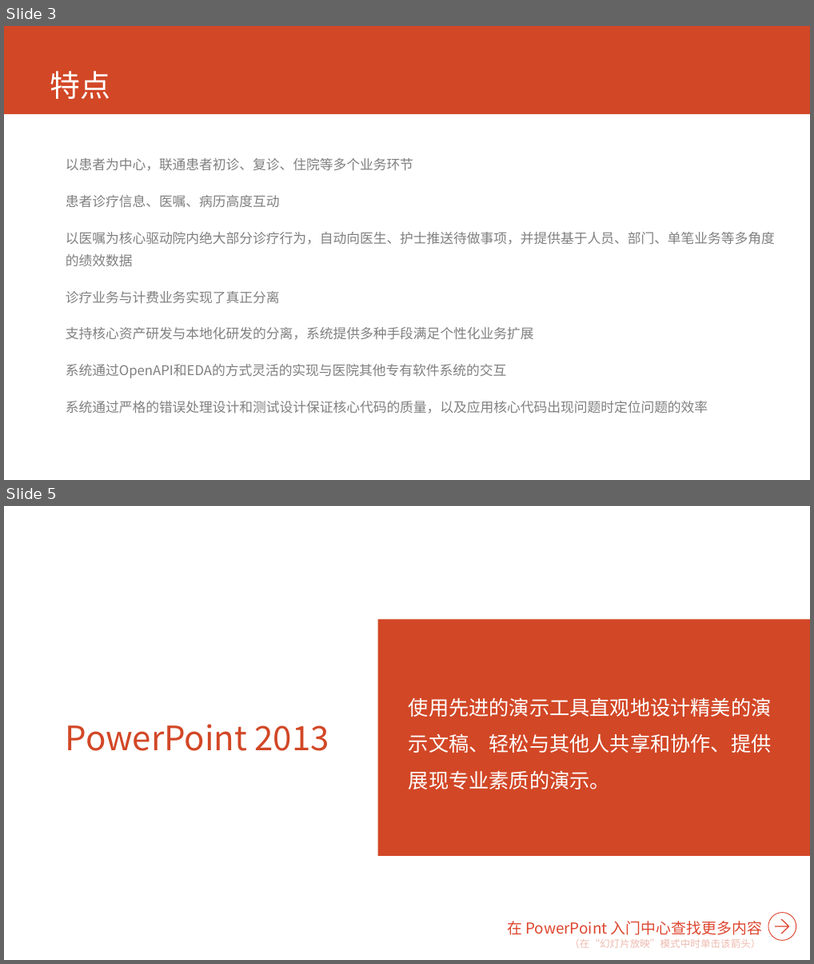
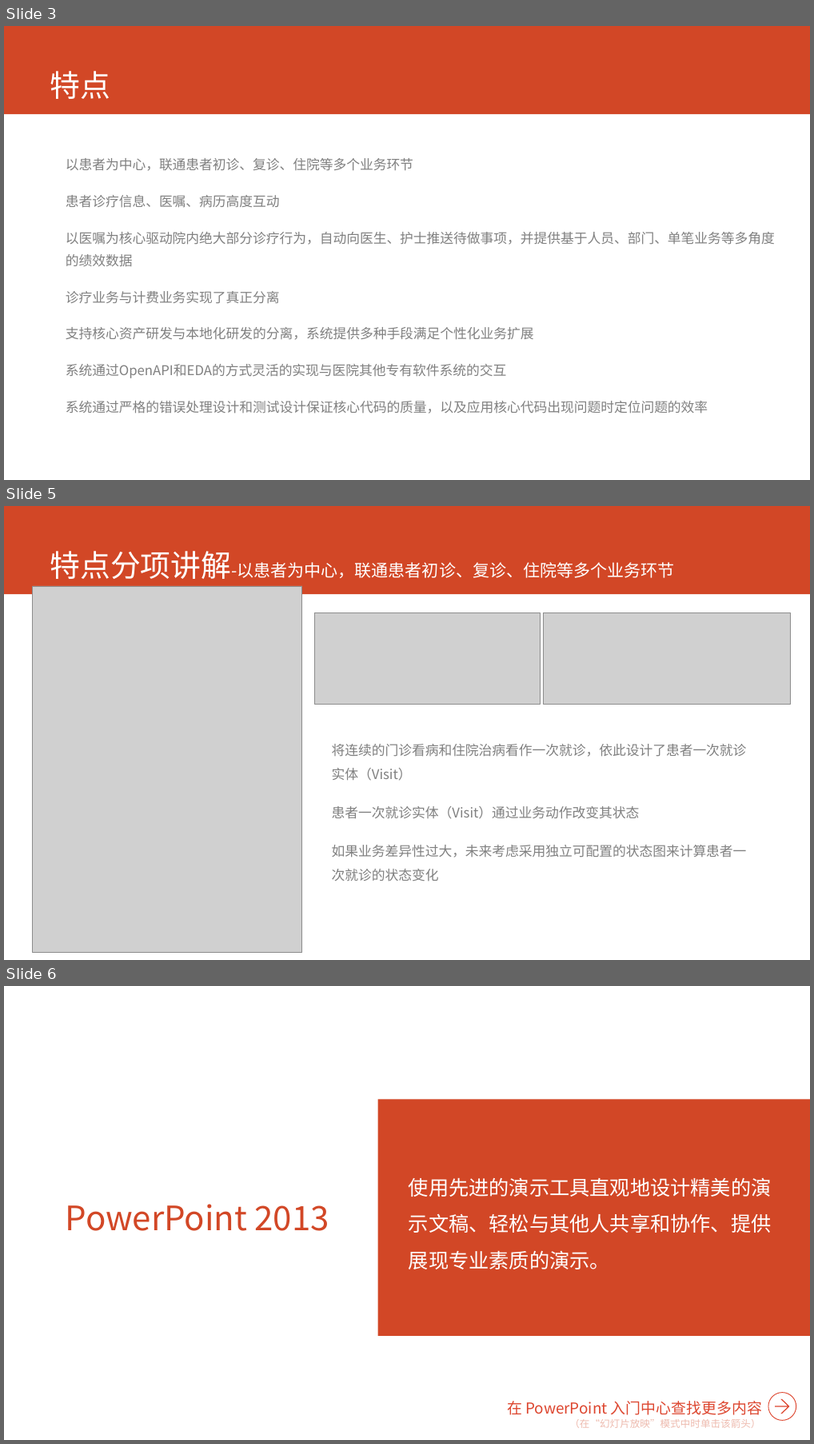
Before and after one commit to AppSecAI-TEST/hospital, a slide deck: doc/EVE新一代HIS核心系统.pptx. Shown one above the other, each under a label of ours: slides 3 and 5 before the commit, slides 3, 5 and 6 after it; the slides between them are not shown. The pictures are 814x964 and 814x1444 pixels, drawn with LibreOffice and Linux fonts; fonts in the diff are those of the drawing; grey boxes stand for pictures. Boxes give left, top, right and bottom in pixels: in the first picture for what was removed or moved away, otherwise in the second. Text is boxed around its words. In the diff, an @@ line names an element or a change of style, - is before the commit and + after.

```diff
--- a/doc/EVE新一代HIS核心系统.pptx
+++ b/doc/EVE新一代HIS核心系统.pptx
@@ slide 5 added at [4,506,810,960], background #FFFFFF; not listed: 1 template element that a slide beside it also shows @@
@@ title added at [50,551,674,579], 20 pt, text #FFFFFF @@
+特点分项讲解-以患者为中心，联通患者初诊、复诊、住院等多个业务环节
@@ picture added at [33,586,302,952] @@
@@ picture added at [315,613,541,704] @@
@@ picture added at [544,613,791,704] @@
@@ text added at [332,744,747,880], 16 pt, text #808080 @@
+将连续的门诊看病和住院治病看作一次就诊，依此设计了患者一次就诊实体（Visit）
+患者一次就诊实体（Visit）通过业务动作改变其状态
+如果业务差异性过大，未来考虑采用独立可配置的状态图来计算患者一次就诊的状态变化
@@ what was slide 5 is now slide 6 @@
```
Also in this commit, not shown: 1 slide changed.
